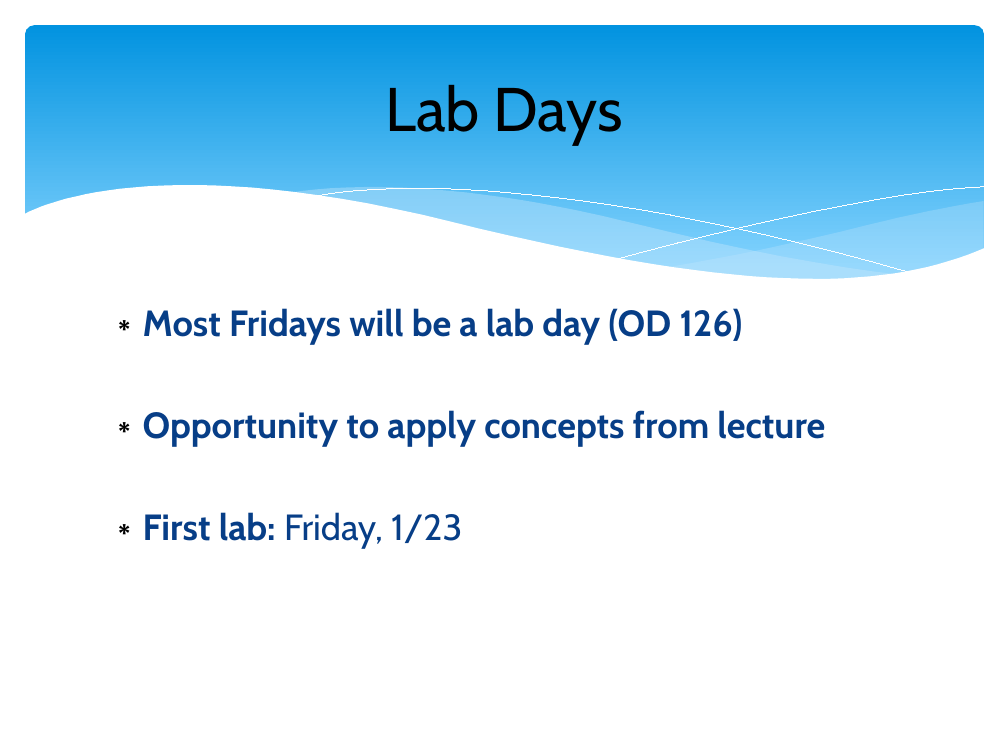
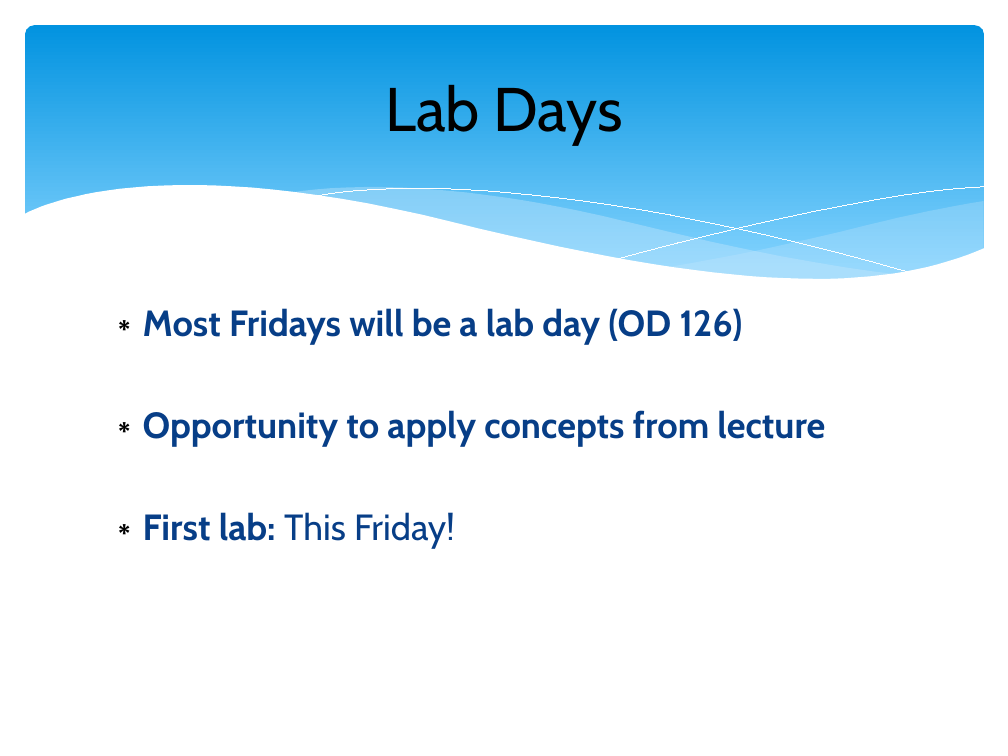
Before and after one commit to npm27/Teaching-Materials, a slide deck: slide 7 of Stats/Slides/0 First Day Info.pptx. Drawn at 1008x756 pixels with LibreOffice and Linux fonts; fonts in the diff are those of the drawing. Boxes give left, top, right and bottom in pixels: in the first picture for what was removed or moved away, otherwise in the second. Text is boxed around its words. In the diff, an @@ line names an element or a change of style, - is before the commit and + after.

```diff
--- a/Stats/Slides/0 First Day Info.pptx
+++ b/Stats/Slides/0 First Day Info.pptx
@@ text at (143, 512, 455, 548): text changed @@
-∗ First lab: Friday, 1/23
+∗ First lab: This Friday!
```
Also in this commit, not shown: 4 other slides changed, 43 other files.
